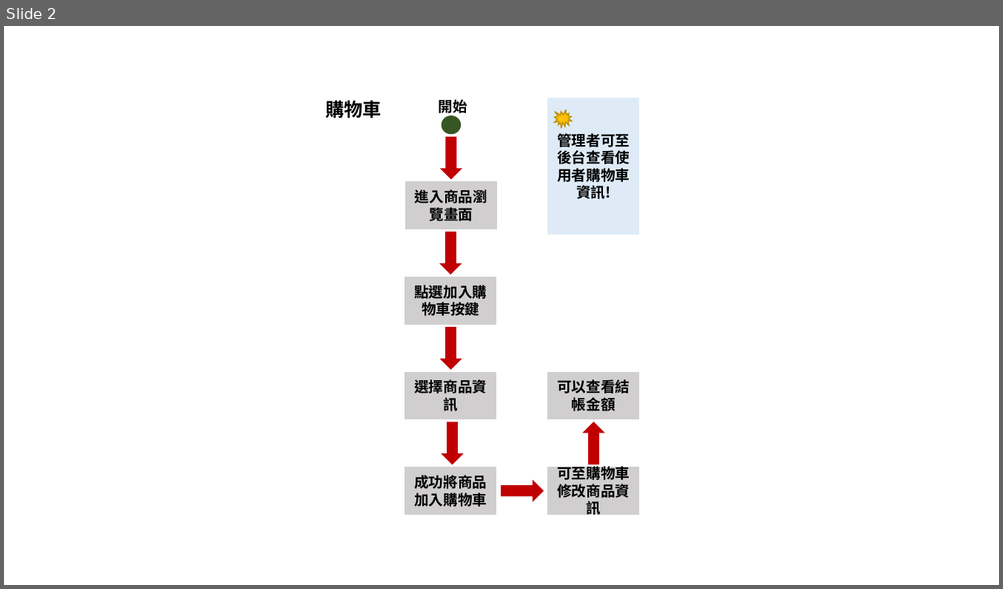
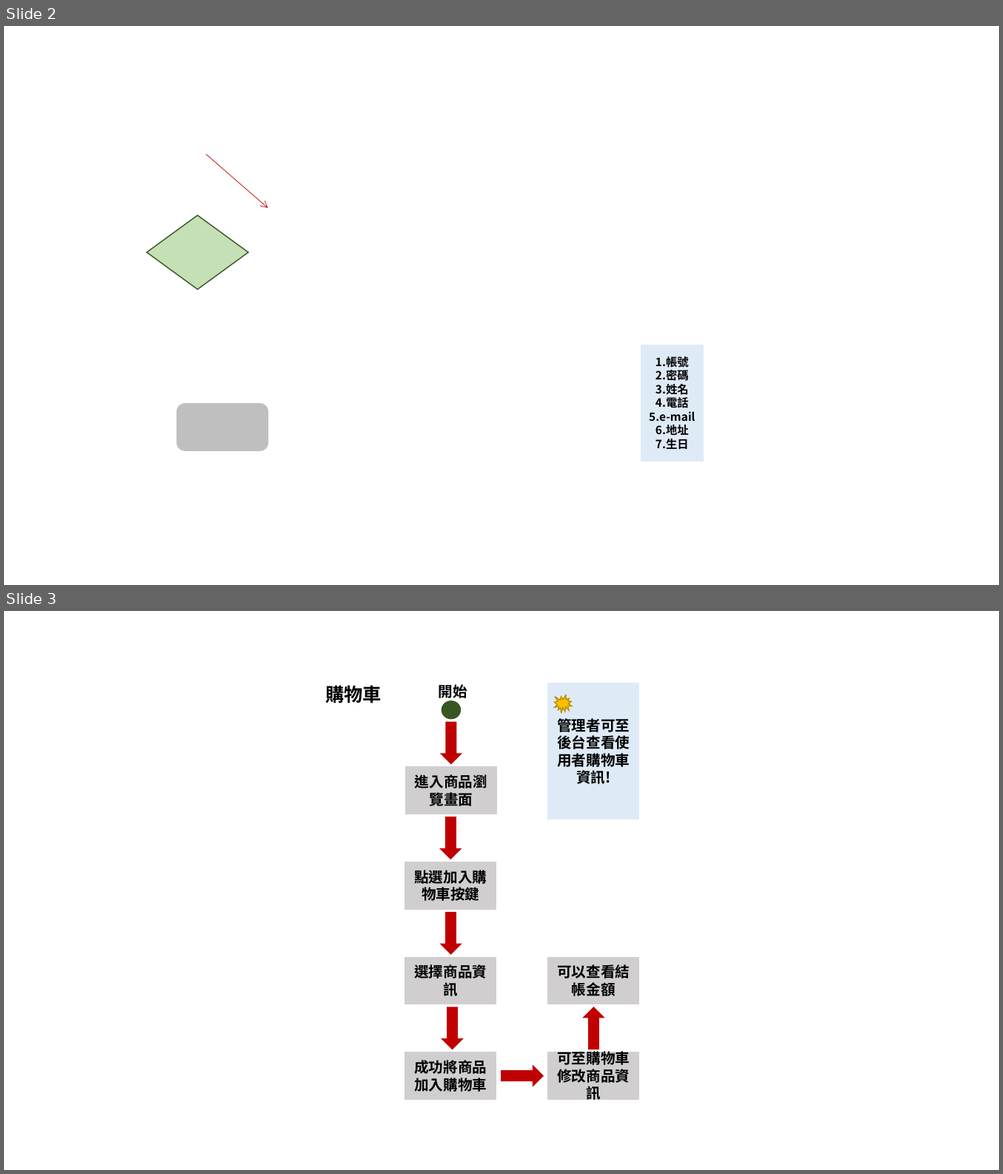
Before and after one commit to gnshiun/WebProject, a slide deck: 活動圖.pptx. Shown one above the other, each under a label of ours: slide 2 before the commit, slides 2 and 3 after it. The pictures are 1003x589 and 1003x1174 pixels, drawn with LibreOffice and Linux fonts; fonts in the diff are those of the drawing. Boxes give left, top, right and bottom in pixels: in the first picture for what was removed or moved away, otherwise in the second. Text is boxed around its words. In the diff, an @@ line names an element or a change of style, - is before the commit and + after.

```diff
--- a/活動圖.pptx
+++ b/活動圖.pptx
@@ slide 2 added at bbox=[4, 26, 999, 585], background #FFFFFF @@
@@ arrow added from (206, 154) to (268, 208), #C00000 0.5 pt @@
@@ diamond added at bbox=[147, 215, 248, 289], fill #C5E0B4, outline #385723 1 pt @@
@@ rectangle added at bbox=[641, 346, 704, 461], fill #DEEBF7, outline #DEEBF7 1 pt, 11 pt, text #000000, bold @@
+1.帳號
+2.密碼
+3.姓名
+4.電話
+5.e-mail
+6.地址
+7.生日
@@ rounded rectangle added at bbox=[177, 404, 268, 452], fill #BFBFBF, outline #BFBFBF 1 pt @@
@@ what was slide 2 is now slide 3 @@
```
Also in this commit, not shown: 2 slides changed.
